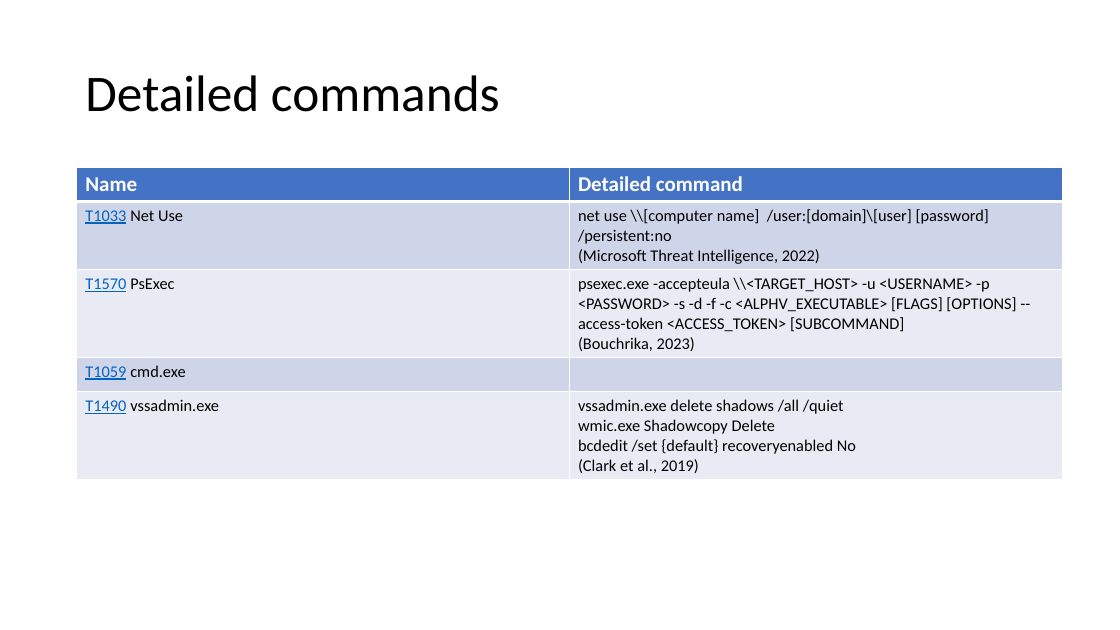
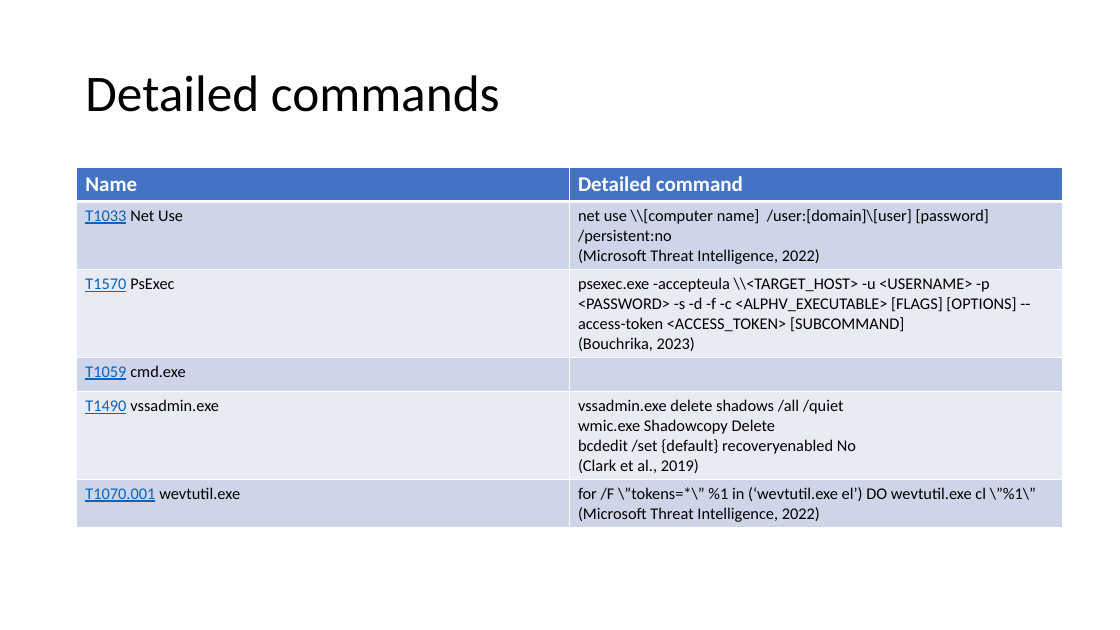
Before and after one commit to CHROME-PLATED-METRO-WOLF/attack, a slide deck: slide 3 of evidence.pptx. Drawn at 1120x630 pixels with LibreOffice and Linux fonts; fonts in the diff are those of the drawing. Boxes give left, top, right and bottom in pixels: in the first picture for what was removed or moved away, otherwise in the second. Text is boxed around its words. In the diff, an @@ line names an element or a change of style, - is before the commit and + after.

Commit message:
changed one command
Changed one of the commands to a more specific command.

```diff
--- a/evidence.pptx
+++ b/evidence.pptx
@@ table at (x1=77, y1=168, x2=1062, y2=526) @@
+row 6: T1070.001 wevtutil.exe | for /F \”tokens=*\” %1 in (‘wevtutil.exe el’) DO wevtutil.exe cl \”%1\” / (Microsoft Threat Intelligence, 2022)
```
Also in this commit, not shown: 1 other slide changed.
